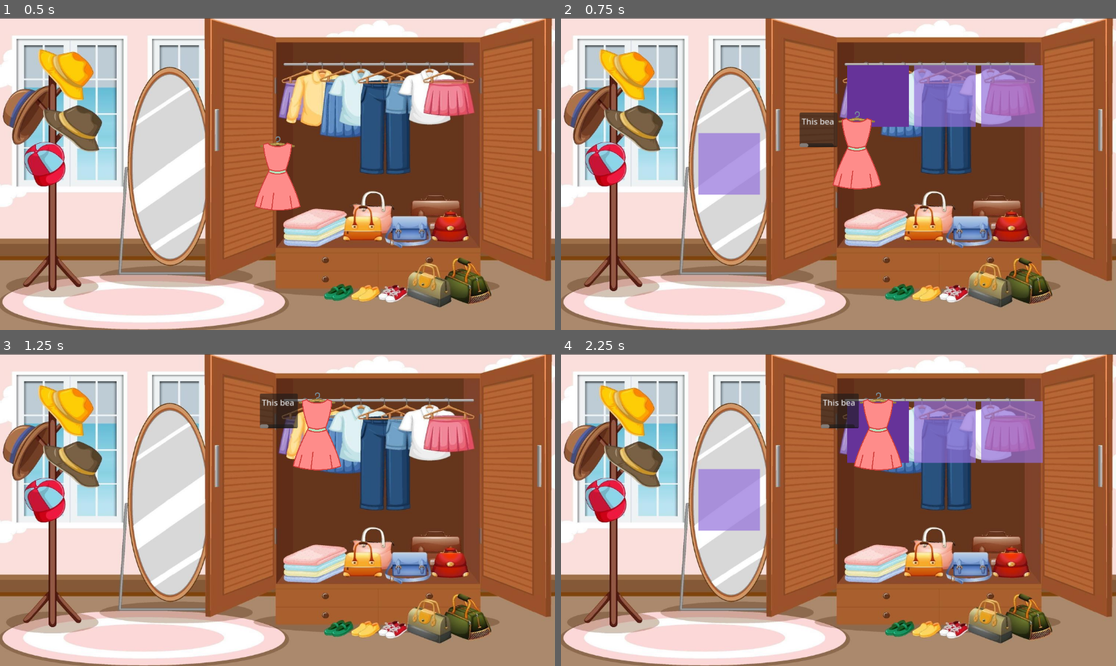
Above: before the commit, frames 1-4 (two rows, left to right).
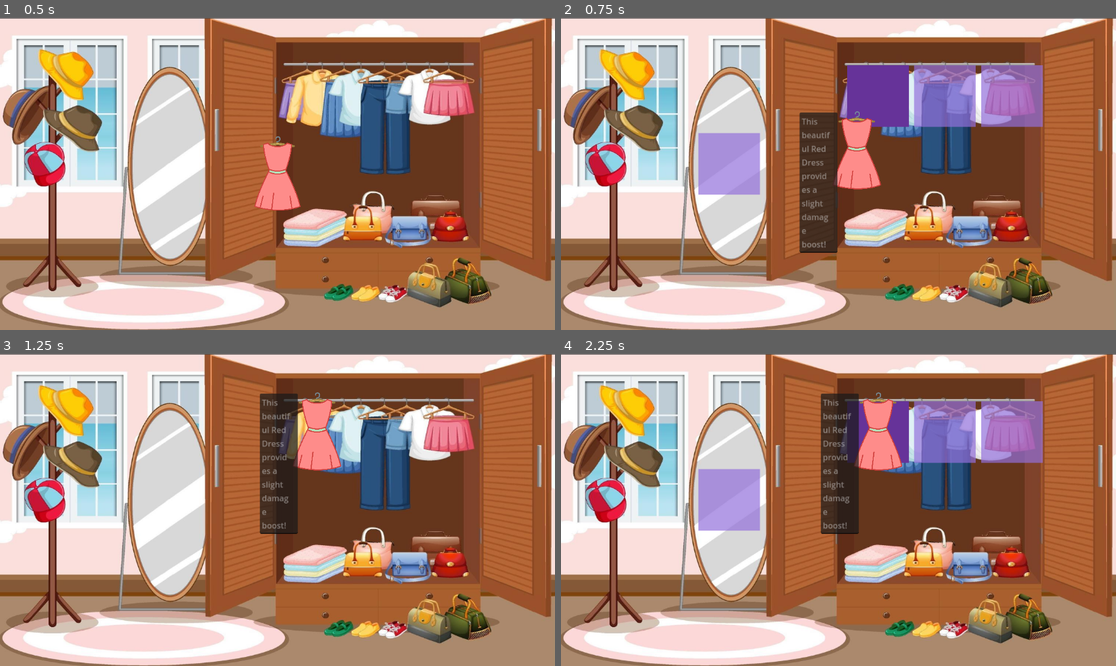
Above: after the commit, the same moments.

Repository: tyler-ross26/Dress-To-Aggress
Game: Godot game, scene res://Scenes/world.tscn
The game is run twice, just before and just after one commit, with the same random seed, the same clock (stepped at 60 frames per second) and the same inputs.
Inputs (mouse positions are in pixels of both pictures, inside the frame that each line leads up to):
- Up to frame 1 (0.5 s): no input
- Up to frame 2 (0.75 s): tap Enter at 0.5 s; drag from (838, 174) to (894, 105) at 0.52 s
- Up to frame 3 (1.25 s): no input
- Up to frame 4 (2.25 s): drag from (727, 525) to (877, 432) at 1.27 s; tap Space at 2 s; move the mouse to (894, 441) at 2.02 s; press the mouse at (894, 441) at 2.03 s

Frame 1 is identical in both runs. In frame 2, 2.5% of the frame differs, in the area x 42-50%, y 32-76%; in frame 3, 2.5%, in the area x 46-54%, y 14-58%; in frame 4, 2.5%.

Commit message:
Made Wearable System Simpler

Diff:
--- a/Scenes/WearableObject.tscn
+++ /dev/null
@@ -1,8 +0,0 @@
-[gd_scene load_steps=2 format=3 uid="uid://bi1foqu85oks3"]
-
-[ext_resource type="Script" uid="uid://ctc7c7541u5u3" path="res://Scenes/clothing_item.gd" id="1_yt2h6"]
-
-[node name="Clothing Item" type="Node2D"]
-script = ExtResource("1_yt2h6")
-
-[node name="Sprite2D" type="Sprite2D" parent="."]
--- a/Scenes/clothing_item.gd
+++ /dev/null
@@ -1,51 +0,0 @@
-extends Node2D
-
-#Loads a wearable resource file into the game as a node
-
-@export_category("Wearable Resource File")
-@export var wearable_resource: Wearable
-
-var attackDamageChange: int
-var stylePoints: int
-var styleMultiplier: float
-var speedChange: int
-
-var outfitSet: String
-var outfitPattern: String
-var description: String
-
-var idlePose: Texture2D
-var walkPose1: Texture2D
-var blockPose: Texture2D
-var kickPose: Texture2D
-var punchPose: Texture2D
-var hurtPose: Texture2D
-var Pose28: Texture2D
-
-func _ready() -> void:
-	attackDamageChange = wearable_resource.get_attack_damage_change()
-	stylePoints = wearable_resource.get_style_points()
-	styleMultiplier = wearable_resource.get_style_multiplier()
-	speedChange = wearable_resource.get_speed_change()
-
-	outfitSet = wearable_resource.get_outfit_set()
-	outfitPattern = wearable_resource.get_outfit_pattern()
-	description = wearable_resource.get_description()
-
-	idlePose = wearable_resource.get_idle_pose()
-	walkPose1 = wearable_resource.get_walk_pose1();
-	blockPose = wearable_resource.get_block_pose();
-	kickPose = wearable_resource.get_kick_pose();
-	punchPose = wearable_resource.get_punch_pose();
-	hurtPose = wearable_resource.get_hurt_pose();
-	Pose28 = wearable_resource.get_pose28();
-
-	$Sprite2D.set_texture(idlePose)
-	$Sprite2D.scale.x = 0.1
-	$Sprite2D.scale.y = 0.1
-
-func get_wearable_resource() -> Wearable:
-	return wearable_resource
-
-func set_idle() -> void:
-	$Sprite2D.set_texture(idlePose)
--- a/Scenes/object.gd
+++ b/Scenes/object.gd
@@ -9,13 +9,13 @@
 var platforms = 0
 var stat_box : TextEdit
 
-@export var current_wearable: Wearable
+@export var current_wearable: Wearable # WILL ERROR IF NO WEARABLE PRESENT
 
 func _ready():
 	stat_box = get_child(2)
 	stat_box.visible = false
-	current_wearable = $WearableObject.get_wearable_resource() #Will Throw Error If No Resource Present
-	stat_box.text = current_wearable.description
+	stat_box.text = current_wearable.get_description()
+	$Sprite2D.texture = current_wearable.get_idle_pose()
 
 	#
 #func _process(delta):
--- a/Scenes/object.tscn
+++ b/Scenes/object.tscn
@@ -1,7 +1,6 @@
-[gd_scene load_steps=5 format=3 uid="uid://cvacyegnnbes0"]
+[gd_scene load_steps=4 format=3 uid="uid://cvacyegnnbes0"]
 
 [ext_resource type="Script" uid="uid://47doy8jtpiyc" path="res://Scenes/object.gd" id="1_3xuqs"]
-[ext_resource type="PackedScene" uid="uid://bi1foqu85oks3" path="res://Scenes/WearableObject.tscn" id="2_xf5hi"]
 [ext_resource type="Resource" uid="uid://c7mkbose27gt7" path="res://Assets/Resources/redShirt.tres" id="3_uwcgf"]
 
 [sub_resource type="RectangleShape2D" id="RectangleShape2D_dwaef"]
@@ -9,9 +8,10 @@
 
 [node name="Object" type="Node2D"]
 script = ExtResource("1_3xuqs")
+current_wearable = ExtResource("3_uwcgf")
 
-[node name="WearableObject" parent="." instance=ExtResource("2_xf5hi")]
-wearable_resource = ExtResource("3_uwcgf")
+[node name="Sprite2D" type="Sprite2D" parent="."]
+scale = Vector2(0.1, 0.1)
 
 [node name="Area2D" type="Area2D" parent="."]
 gravity_space_override = 1
@@ -24,8 +24,13 @@
 offset_top = -76.0
 offset_right = -38.0
 offset_bottom = -7.0
-text = "Stats:
- +5 dmg"
+editable = false
+context_menu_enabled = false
+emoji_menu_enabled = false
+shortcut_keys_enabled = false
+wrap_mode = 1
+scroll_fit_content_height = true
+scroll_fit_content_width = true
 
 [connection signal="body_entered" from="Area2D" to="." method="_on_area_2d_body_entered"]
 [connection signal="body_exited" from="Area2D" to="." method="_on_area_2d_body_exited"]
--- a/Scripts/Wearable.gd
+++ b/Scripts/Wearable.gd
@@ -4,18 +4,18 @@
 
 @export_category("Clothing Properties")
 
-@export_enum("BASE", "LEGWEAR", "SHIRT", "SHOES", "ACCESSORY") var ClothingType: String = "BASE"
-@export_enum("BASE", "COMMON", "UNCOMMON", "RARE", "EPIC", "LEGENDARY") var Rarity: String = "BASE"
-@export var description: String = ""
-
-@export var attackDamageChange: int
+@export_enum("BASE", "LEGWEAR", "SHIRT", "ACCESSORY") var ClothingType: String = "BASE"
+@export_enum("BASE", "COMMON", "UNCOMMON", "RARE", "EPIC", "LEGENDARY", "MYTHIC") var Rarity: String = "BASE"
+@export var attackDamageChange: float #x.x multiplier
+@export var defenseChange: float #x.x multiplier
 @export var stylePoints: int
-@export var styleMultiplier: float
-@export var speedChange: int
+@export var styleMultiplier: float #x.x multiplier
+@export var speedChange: float #x.x multiplier
 
 @export_category("Clothing Information")
 @export var outfitSet: String
 @export var outfitPattern: String
+@export var description: String
 
 @export_category("Animation Frames")
 @export var idlePose: Texture2D
@@ -32,11 +32,11 @@
 func get_rarity() -> String:
 	return Rarity
 
-func get_description() -> String:
-	return description
+func get_attack_damage_change() -> float:
+	return attackDamageChange
 
-func get_attack_damage_change() -> int:
-	return attackDamageChange
+func get_defense_change() -> float:
+	return defenseChange
 
 func get_style_points() -> int:
 	return stylePoints
@@ -44,7 +44,7 @@
 func get_style_multiplier() -> float:
 	return styleMultiplier
 
-func get_speed_change() -> int:
+func get_speed_change() -> float:
 	return speedChange
 
 func get_outfit_set() -> String:
@@ -52,6 +52,9 @@
 
 func get_outfit_pattern() -> String:
 	return outfitPattern
+
+func get_description() -> String:
+	return description
 
 func get_idle_pose() -> Texture2D:
 	return idlePose
--- a/project.godot
+++ b/project.godot
@@ -11,10 +11,10 @@
 [application]
 
 config/name="Dress to Aggress"
+config/tags=PackedStringArray("umkc")
 run/main_scene="uid://b1fc1024thyov"
 config/features=PackedStringArray("4.4", "Forward Plus")
 config/icon="res://Assets/Sprites/icon.svg"
-config/tags=PackedStringArray("umkc")
 
 [autoload]
 
Not shown, removed: Scenes/clothing_item.gd.uid
